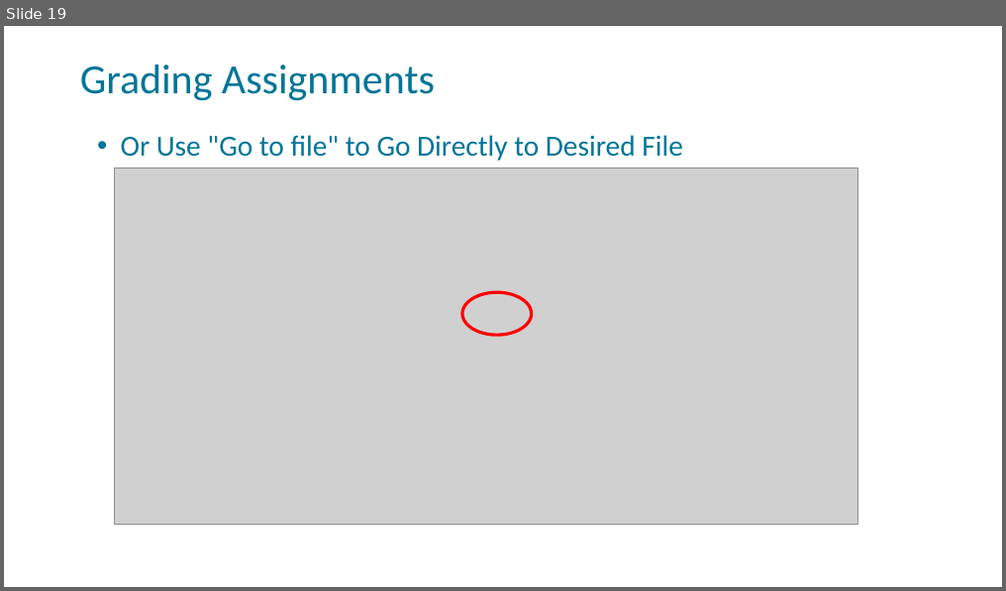
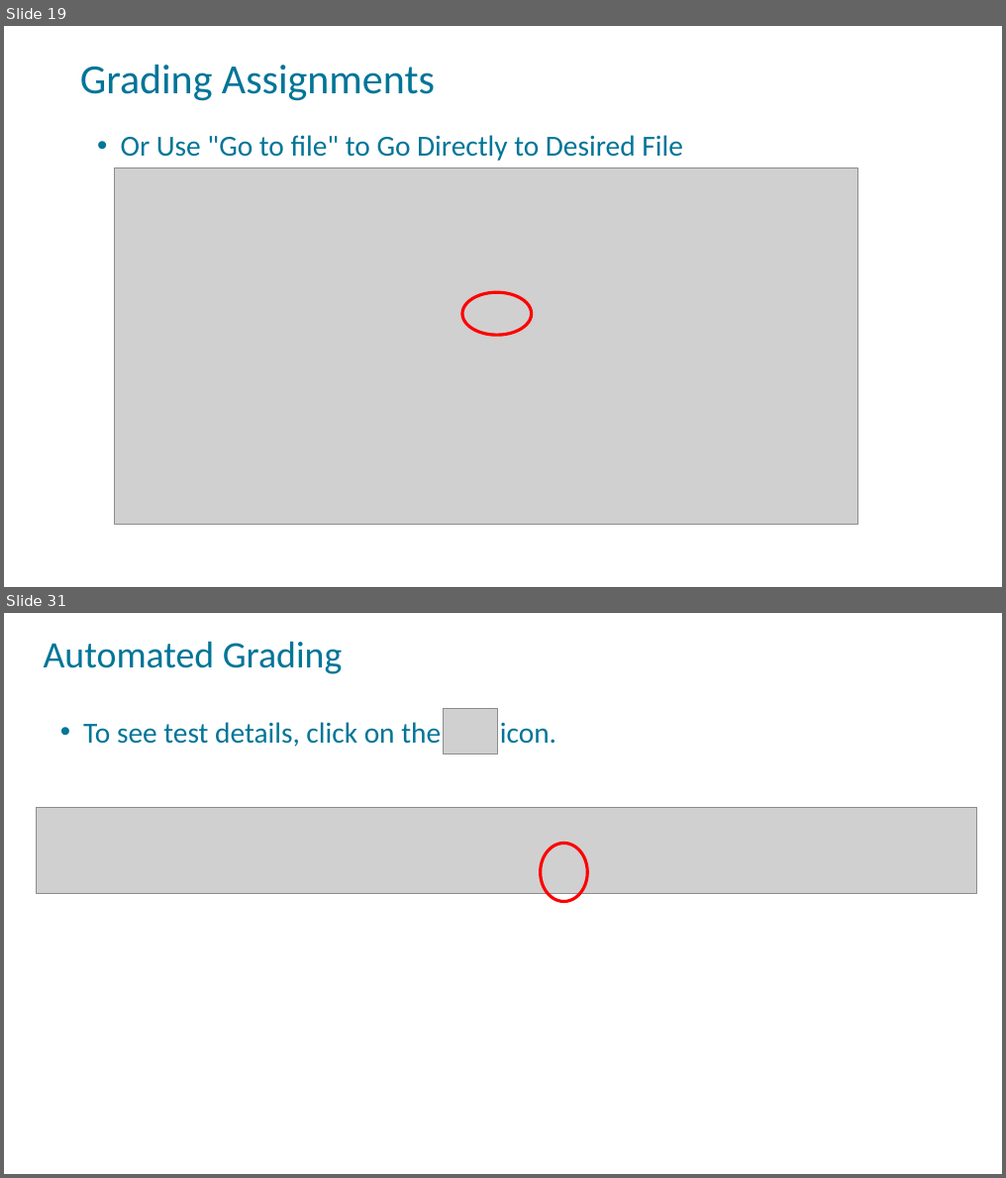
Before and after one commit to FSCJ-FacultyDev/SWC-Virtual-2023, a slide deck: slides/GitHubClassroom-Instructor.pptx. Shown one above the other, each under a label of ours: slide 19 before the commit, slides 19 and 31 after it; the slides between them are not shown. The pictures are 1006x591 and 1006x1178 pixels, drawn with LibreOffice and Linux fonts; fonts in the diff are those of the drawing; grey boxes stand for pictures; background and template pictures are left out. Boxes give left, top, right and bottom in pixels: in the first picture for what was removed or moved away, otherwise in the second. Text is boxed around its words. In the diff, an @@ line names an element or a change of style, - is before the commit and + after.

Commit message:
added auto-grading slides

```diff
--- a/slides/GitHubClassroom-Instructor.pptx
+++ b/slides/GitHubClassroom-Instructor.pptx
@@ slide 31 added at <box>4,613,1002,1174</box>, background picture (left out); not listed: 1 template element that a slide beside it also shows @@
@@ text added at <box>44,641,342,674</box>, 36 pt, text #007598 @@
+Automated Grading
@@ title added at <box>83,722,556,747</box>, 28 pt, text #007598 @@
+• To see test details, click on the icon.
@@ picture added at <box>443,709,497,754</box> @@
@@ picture added at <box>36,808,976,894</box> @@
@@ ellipse added at <box>540,844,587,902</box>, outline #FF0000 3 pt @@
```
Also in this commit, not shown: 15 other slides added.
